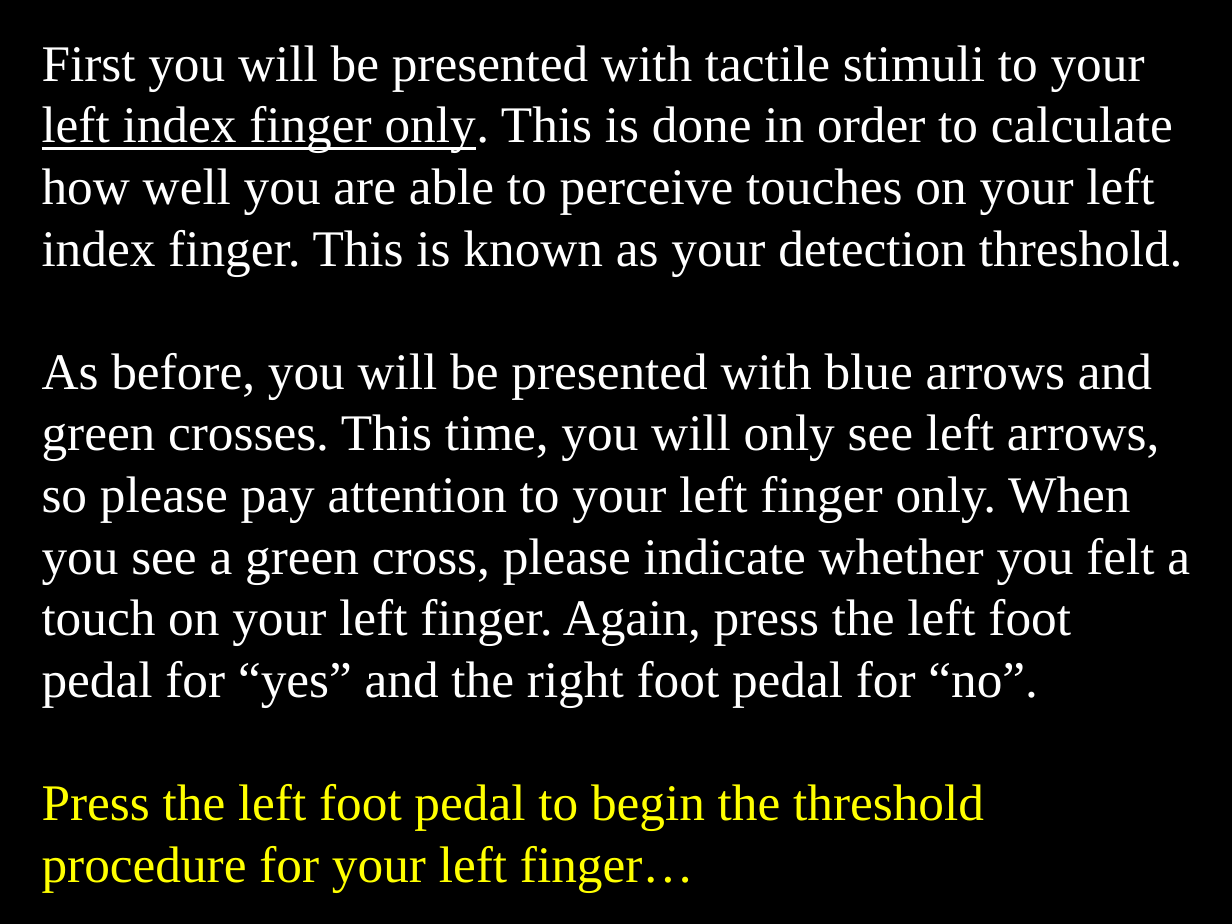
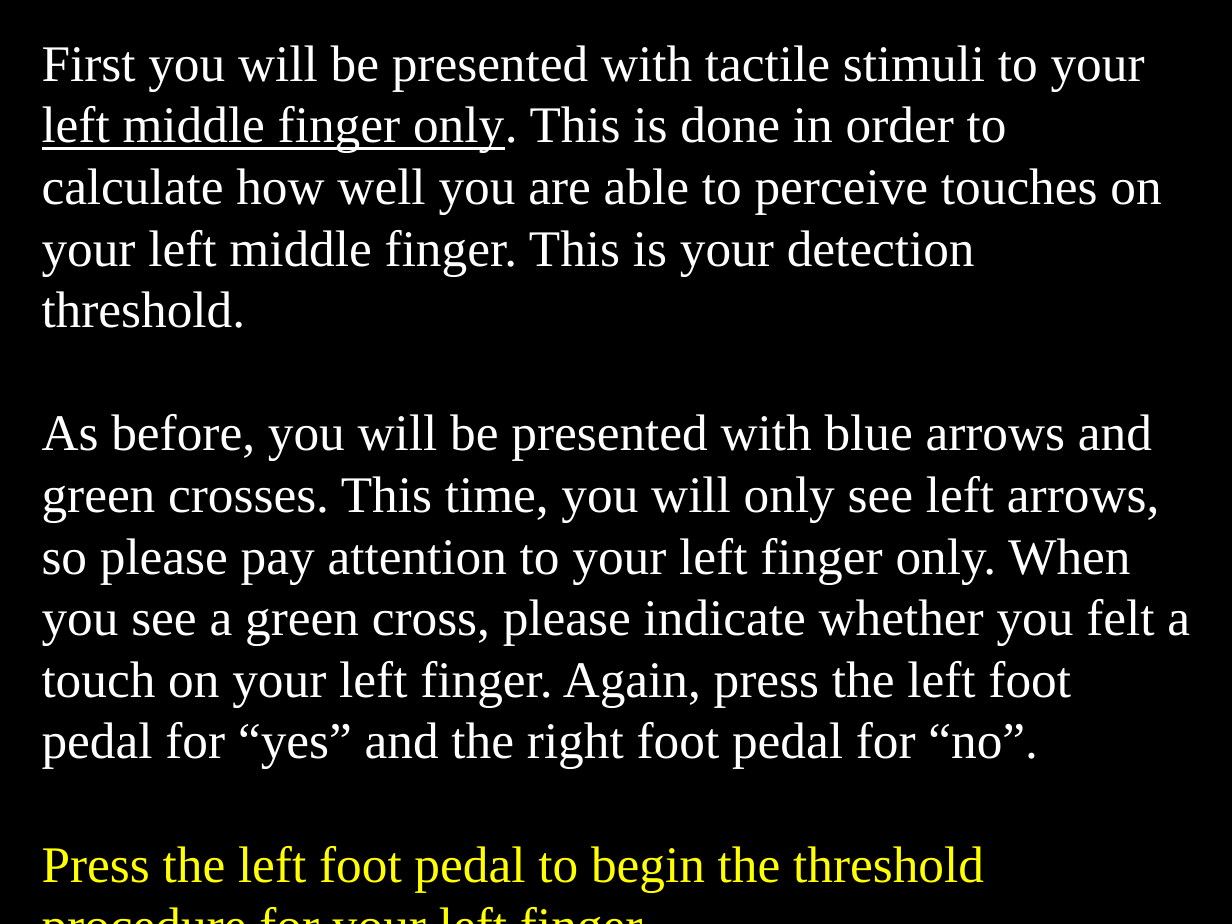
Before and after one commit to EmbodiedResearchLab/Vitality-Tactile-Detection, a slide deck: slide 9 of Stimuli/new/General instructions.pptx. Drawn at 1232x924 pixels with LibreOffice and Linux fonts; fonts in the diff are those of the drawing. Boxes give left, top, right and bottom in pixels: in the first picture for what was removed or moved away, otherwise in the second. Text is boxed around its words. In the diff, an @@ line names an element or a change of style, - is before the commit and + after.

Commit message:
Fixed instructions and number of trials
Fixed instructions to say middle finger and changed # threshold trials
per hand to 105

```diff
--- a/Stimuli/new/General instructions.pptx
+++ b/Stimuli/new/General instructions.pptx
@@ text at (42,45,1161,328): text changed @@
-First you will be presented with tactile stimuli to your left index finger only. This is done in order to calculate how well you are able to perceive touches on your left index finger. This is known as your detection threshold.
+First you will be presented with tactile stimuli to your left middle finger only. This is done in order to calculate how well you are able to perceive touches on your left middle finger. This is your detection threshold.
```
Also in this commit, not shown: 7 other slides changed, 8 other files.
